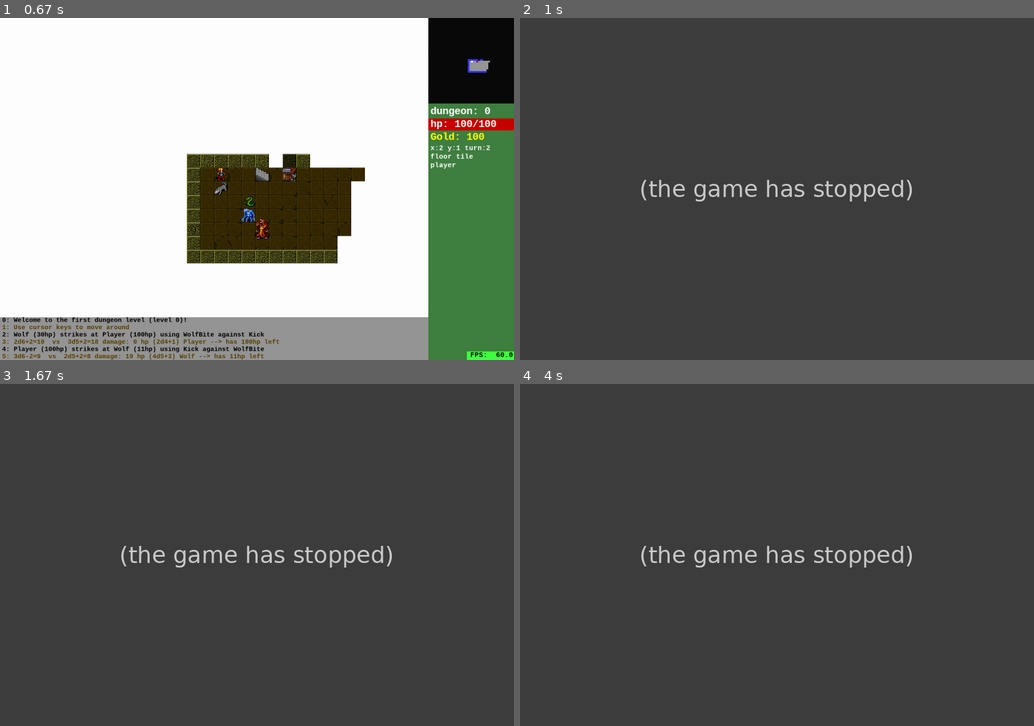
Above: before the commit, frames 1-4 (two rows, left to right).
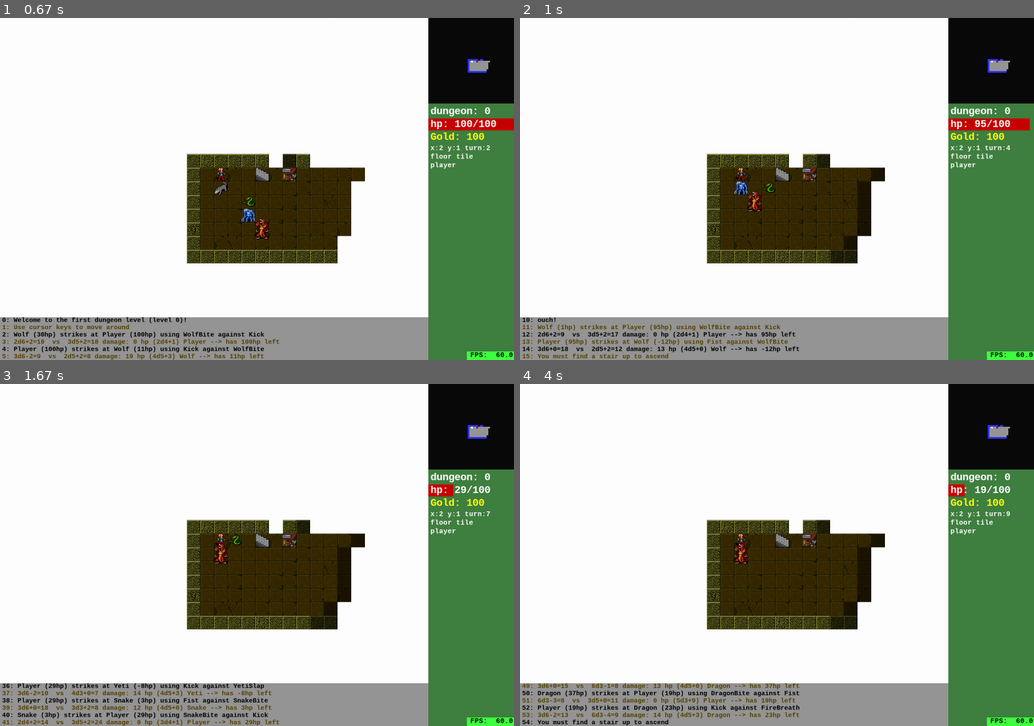
Above: after the commit, the same moments.

Repository: spheppner/roguebasin_python3
Game: pygame game, started from base_pygame_13.py
The game is run twice, just before and just after one commit, with the same random seed, the same clock (stepped at 60 frames per second) and the same inputs.
Inputs:
- Up to frame 1 (0.67 s): hold Right from 0.33 s (still down)
- Up to frame 2 (1 s): release Right at 0.8 s; hold - from 0.83 s (still down); hold Up from 0.83 s (still down); tap Page Up at 0.98 s
- Up to frame 3 (1.67 s): release - at 1.13 s; release Up at 1.13 s; hold Up 1.17-1.47 s; tap Page Down at 1.32 s; hold Right from 1.5 s (still down); tap 1 at 1.65 s
- Up to frame 4 (4 s): release Right at 1.97 s; tap Space at 2.57 s; tap 1 at 2.97, 3.3, 3.6 s; tap Page Up at 3.38 s

Frame 1 is identical in both runs. In frame 2, 100% of the frame differs, in the area x 0-100%, y 0-100%; in frame 3, 100%; in frame 4, 100%.
Error before the commit: AttributeError: type object 'Game' has no attribute 'turn' (base_pygame_13.py line 1615); the game stopped at 0.98 s (later frames are placeholders)

Commit message:
gold works

Diff:
--- a/base_pygame_13.py
+++ b/base_pygame_13.py
@@ -24,6 +24,7 @@
 
 # TODO: cursor darf nicht in unerforschte zellen gehen
 # TODO diagonal movement for player ? or not allowing diagonal movement for monsters...
+# TODO monster speed > 1 tile possible ?
 
 class NaturalWeapon():
 
@@ -461,8 +462,9 @@
             raise SystemError("out of dungeon?", self.x, self.y, self.z)
         # --- check if monsters is trying to run into a wall ---
         if target.block_movement:
-            self.hitpoints -= 1
-            Game.log.append("ouch!")  # movement is not possible
+            if self.is_member("Player"):
+                self.hitpoints -= 1
+                Game.log.append("ouch!")  # movement is not possible
             return
 
         self.x += dx
@@ -590,6 +592,26 @@
         for o in Game.objects.values():
             if o.z == self.player.z and o != self.player and o.hitpoints > 0 and o.is_member("Monster"):
                 self.move_monster(o)
+
+    def player_has_new_position(self):
+        """called after postion change of player,
+        checks if the player can pick up something or stays
+        on an interesting tile"""
+        myfloor = []
+        for o in Game.objects.values():
+            if (o.z == self.player.z and o.hitpoints > 0 and
+                not o.is_member("Monster") and
+                o.x == self.player.x and o.y == self.player.y):
+                myfloor.append(o)
+        if len(myfloor) > 0:
+            for o in myfloor:
+                if o.is_member("Gold"):
+                    Game.log.append("You found {} gold!".format(o.value))
+                    self.player.gold += o.value
+                    # kill gold from dungeon
+                    del Game.objects[o.number]
+
+
 
 
     def checkfight(self, x, y, z):
@@ -617,6 +639,12 @@
                     self.fight(self.player, o)
                     return True
         return False
+
+    def move_player(self, dx=0, dy=0):
+        if not self.checkfight(self.player.x +dx, self.player.y + dy, self.player.z):
+            self.player.move(dx, dy)
+            self.make_fov_map()
+            self.player_has_new_position()
 
     def move_monster(self, m):
         """moves a monster randomly, but not into another monster (or wall etc.).
@@ -713,6 +741,9 @@
                 if char == "$":
                     row.append(Tile("."))
                     Shop(x,y,z,char)
+                if char == "*":
+                    row.append(Tile("."))
+                    Gold(x,y,z, char)
             level.append(row)
         try:
             Game.dungeon[z] = level
@@ -813,6 +844,13 @@
 
     def ascend(self):
         """go up one dungeon level (or leave the game if already at level 0)"""
+        # check if player is staying on a stair up, otherwise cancel
+        for o in Game.objects.values():
+            if o.is_member("Stair") and o.char=="<" and o.z == self.player.z and o.y == self.player.y and o.x == self.player.x:
+                break # all ok, correct stair
+        else:
+            Game.log.append("You must find a stair up to ascend")
+            return
         if self.player.z == 0:
             Game.log.append("You climb back to the surface and leave the dungeon. Good Bye!")
             print(Game.log[-1])
@@ -820,9 +858,18 @@
         else:
             Game.log.append("climbing up one level....")
             self.player.z -= 1
+            self.make_fov_map()
+            self.player_has_new_position()
 
     def descend(self):
         """go down one dungeon level. create this level if necessary """
+        # first check if staying on a stair down, otherwise return
+        for o in Game.objects.values():
+            if o.is_member("Stair") and o.char==">" and o.z == self.player.z and o.y == self.player.y and o.x == self.player.x:
+                break # all ok, correct stair
+        else:
+            Game.log.append("You must find a stair down to descend")
+            return
         Game.log.append("climbing down one level, deeper into the dungeon...")
         try:
             l = Game.dungeon[self.player.z + 1]
@@ -832,6 +879,8 @@
                                             z=self.player.z + 1)
             self.create_rooms_and_tunnels(z=self.player.z + 1)
         self.player.z += 1
+        self.make_fov_map()
+        self.player_has_new_position()
         # return True
 
     def create_empty_dungeon_level(self, max_x, max_y, filled=True, z=0):
@@ -1107,8 +1156,6 @@
     def create_tiles(self):
         """load tilemap images and create tiles for blitting"""
 
-        self.darkfeats = []
-        self.lightfeats = []
         player_img = pygame.image.load(
             os.path.join("data", "player.png"))  # spritesheed, mostly 32x32, figures looking to the left
         player_img.convert_alpha()
@@ -1118,28 +1165,15 @@
         self.floors_dark_img = self.floors_img.copy()
         feats_img = pygame.image.load(os.path.join("data", "feat.png"))
         feats_dark_img = feats_img.copy()
+        main_img = pygame.image.load(os.path.join("data", "main.png"))
+        main_dark_img = main_img.copy()
         # blit a darker picture over the original to darken
         darken_percent = .50
         for (original, copy) in [(self.walls_img, self.walls_dark_img), (self.floors_img, self.floors_dark_img),
-                                 (feats_img, feats_dark_img)]:
+                                 (feats_img, feats_dark_img), (main_img, main_dark_img)]:
             dark = pygame.surface.Surface(original.get_size()).convert_alpha()
             dark.fill((0, 0, 0, darken_percent * 255))
             copy.blit(dark, (0, 0))  # blit dark surface over original
-        # get a list of floor tiles and another list of wall tiles, each with an index
-        # for (original, targetlist, width, height) in ((walls_img, self.lightwalls, 32, 32),
-        #                                              (walls_dark_img, self.darkwalls, 32, 32),
-        #                                              (floors_img, self.lightfloors, 32, 32),
-        #                                              (floors_dark_img, self.darkfloors, 32, 32),
-        #                                              (feats_img, self.lightfeats, 29, 32),
-        #                                              (feats_dark_img, self.darkfeats, 29, 32)):
-        #    size_x, size_y = original.get_size()
-        #    # print(original, "size:", size_x, size_y)
-        #    for y in range(0, size_y + 1, height):
-        #        for x in range(0, size_x + 1, width):
-        #            img = pygame.surface.Surface((width, height))
-        #            img.blit(original, (0, 0), (x, y, width, height))
-        #            img.convert()
-        #            targetlist.append(img)
 
         # ---- tiles for Monsters are tuples. first item looks to the left, second item looks to the right
         # self.wolf_tile = make_text("W", font_color=(100, 100, 100), grid_size=self.grid_size)[0]
@@ -1191,6 +1225,9 @@
 
         self.shop_tiles = ( pygame.Surface.subsurface(feats_img,      (439, 192, 32, 32)) ,
                             pygame.Surface.subsurface(feats_dark_img, (439, 192, 32, 32)) )
+        self.gold_tiles = ( pygame.Surface.subsurface(main_img,       (207, 655, 26, 20)),
+                            pygame.Surface.subsurface(main_dark_img,  (207, 655, 26, 20)) )
+
 
 
 
@@ -1205,6 +1242,7 @@
                        "S": self.snake_tiles,
                        "Y": self.yeti_tiles,
                        "D": self.dragon_tiles,
+                       "*": self.gold_tiles,
 
                        }  # rest of legend in wall_and_floor_theme
 
@@ -1259,6 +1297,7 @@
                 distance = ((x - px) ** 2 + (y - py) ** 2) ** 0.5
                 # ---- check if tiles is outside torch radius of player ----
                 # ---- or otherwise (mostly) invisible
+                #print("dist, x, y", distance, x, y)
                 if distance > Game.torch_radius or Game.fov_map[y][x] == False:
                     # -- only blit (dark) if tile is explored. only draw explored Items (stairs)
                     if map_tile.explored:
@@ -1314,14 +1353,15 @@
             if o.z == z and o.y == y and o.x == x:  # only care if in the correct dungeon level
                 # -- only care if NOT: Monster class instances or instances that are a child of the Monster class
                 if not o.is_member("Monster"):
-                    if o.char in "<>$":
+                    #if o.char in "<>$*": # TODO check if tuple instead surface
                         c=self.legend[o.char][0] # light tile
-                    else:
-                        c = self.legend[o.char]
+                    #else:
+                    #    print("ALAAAAAAAAAAAAAAARRRRRMMM")
+                    #    c = self.legend[o.char]
                     #print("c = ", c, o.char)
-                    o.explored = True   # redundant ?
+                        o.explored = True   # redundant ?
                     # self.screen.blit(c, (m.x * self.grid_size[0], m.y * self.grid_size[1]))
-                    self.tile_blit(c, o.x, o.y)
+                        self.tile_blit(c, o.x, o.y)
 
     def draw_monsters(self, x, y):
         z = self.game.player.z
@@ -1500,10 +1540,10 @@
 
             self.playtime += seconds
             # --- check if the player has changed the dungeon level
-            if old_z != self.game.player.z:
-                recalculate_fov = True
-            else:
-                recalculate_fov = False
+            #if old_z != self.game.player.z:
+            #    recalculate_fov = True
+            #else:
+            #    recalculate_fov = False
             old_z = self.game.player.z
             # ---------animation -------
             if animation > self.playtime:
@@ -1570,32 +1610,36 @@
                         animation = self.playtime + 1
                     # ---- -simple player movement with cursor keys -------
                     if event.key == pygame.K_RIGHT:
-                        #Game.turn += 1
                         self.new_turn()
                         recalculate_fov = True
-                        if not self.game.checkfight(self.game.player.x + 1, self.game.player.y, self.game.player.z):
-                            self.game.player.move(1, 0)
+                        self.game.move_player(1, 0)
+                        #if not self.game.checkfight(self.game.player.x + 1, self.game.player.y, self.game.player.z):
+                        #    self.game.player.move(1, 0)
 
                     if event.key == pygame.K_LEFT:
                         #Game.turn += 1
                         self.new_turn()
                         recalculate_fov = True
-                        if not self.game.checkfight(self.game.player.x - 1, self.game.player.y, self.game.player.z):
-                            self.game.player.move(-1, 0)
+                        self.game.move_player(-1,0)
+                        #if not self.game.checkfight(self.game.player.x - 1, self.game.player.y, self.game.player.z):
+                        #    self.game.player.move(-1, 0)
 
                     if event.key == pygame.K_UP:
                         #Game.turn += 1
                         self.new_turn()
                         recalculate_fov = True
-                        if not self.game.checkfight(self.game.player.x, self.game.player.y - 1, self.game.player.z):
-                            self.game.player.move(0, -1)
+                        self.game.move_player(0,-1)
+                        #if not self.game.checkfight(self.game.player.x, self.game.player.y - 1, self.game.player.z):
+                        #    self.game.player.move(0, -1)
                             # recalculate_fov = True
                     if event.key == pygame.K_DOWN:
                         #Game.turn += 1
                         self.new_turn()
                         recalculate_fov = True
-                        if not self.game.checkfight(self.game.player.x, self.game.player.y + 1, self.game.player.z):
-                            self.game.player.move(0, 1)
+                        self.game.move_player(0,1)
+                        #print("redraw after move", self.redraw)
+                        #if not self.game.checkfight(self.game.player.x, self.game.player.y + 1, self.game.player.z):
+                        #    self.game.player.move(0, 1)
                             # recalculate_fov = True
                     if event.key == pygame.K_SPACE:
                         #Game.turn += 1  # wait a turn
@@ -1612,13 +1656,15 @@
 
                         self.redraw = True
                     if event.key == pygame.K_PAGEUP:
-                        Game.turn += 1
+                        self.new_turn()
                         # go up a level
                         self.game.ascend()
+                        self.redraw = True
                     if event.key == pygame.K_PAGEDOWN:
-                        Game.turn += 1
-                        ready = self.game.descend()
-                        # print("ready:", ready)
+                        self.new_turn()
+                        self.game.descend()
+                        self.redraw = True
+
                     if event.key == pygame.K_r:
                         # zoom out radar
                         self.radarblipsize *= 0.5
@@ -1634,16 +1680,20 @@
                     # --- increase torch radius ---
                     if event.key == pygame.K_PLUS:
                         Game.torch_radius += 1
-                        recalculate_fov = True
+                        #recalculate_fov = True
+                        self.game.make_fov_map()
+                        self.redraw = True
                     # --- decrease torch radius ----
                     if event.key == pygame.K_MINUS:
                         Game.torch_radius -= 1
-                        recalculate_fov = True
+                        #recalculate_fov = True
+                        self.game.make_fov_map()
+                        self.redraw = True
 
             # ============== draw screen =================
-            if recalculate_fov:
-                self.redraw = True
-                self.game.make_fov_map()
+            #if recalculate_fov:
+            #    self.redraw = True
+            #    self.game.make_fov_map()
 
             if self.redraw:
                 if reset_cursor:
